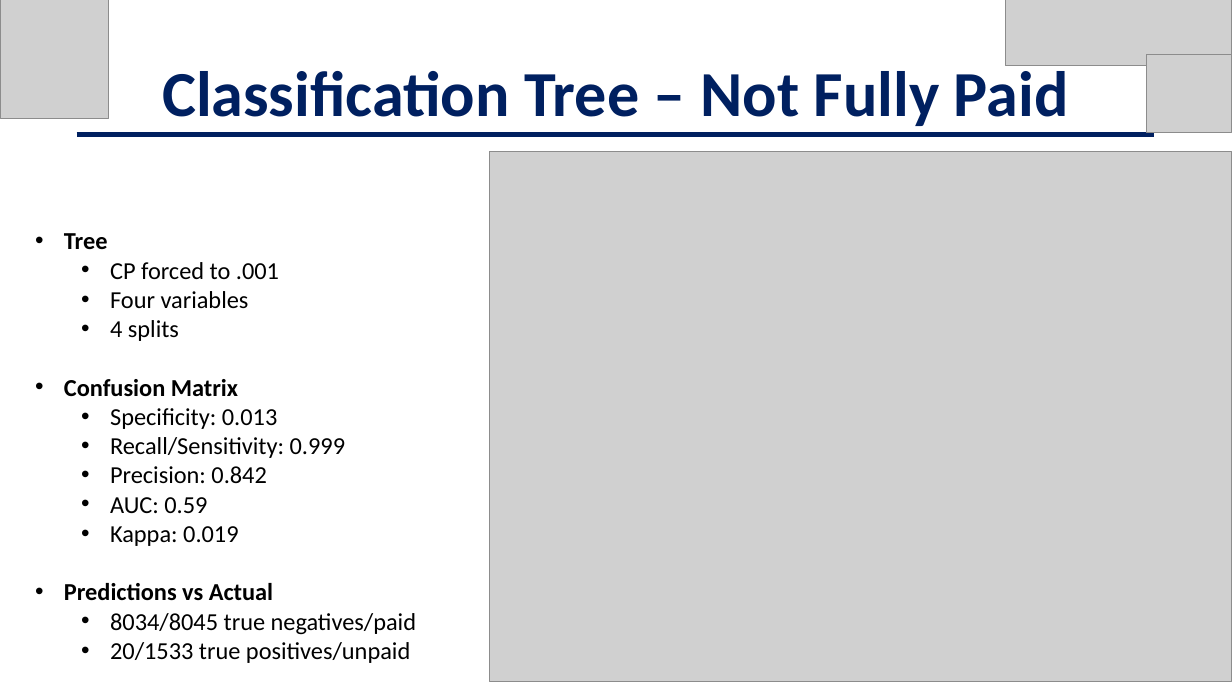
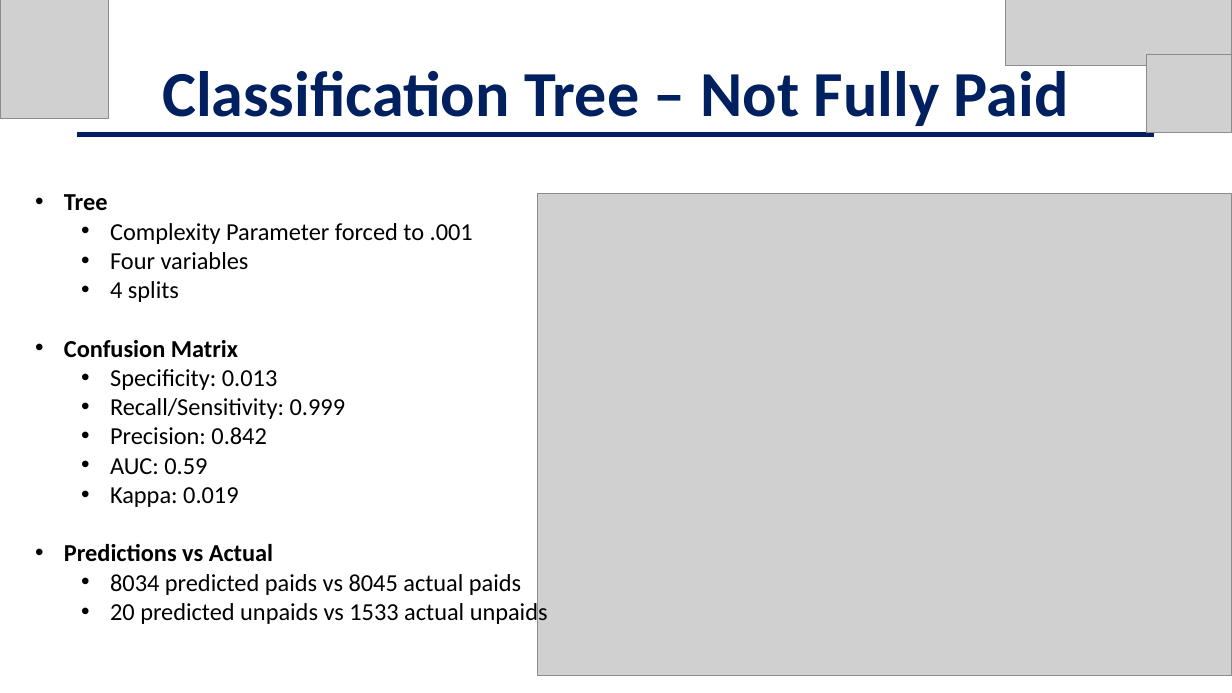
Before and after one commit to jschild01/JMB_DATS_6101, a slide deck: slide 29 of Project2/LASSO-EDA_LendingClub_Slides - Project 2.pptx. Drawn at 1232x693 pixels with LibreOffice and Linux fonts; fonts in the diff are those of the drawing; grey boxes stand for pictures. Boxes give left, top, right and bottom in pixels: in the first picture for what was removed or moved away, otherwise in the second. Text is boxed around its words. In the diff, an @@ line names an element or a change of style, - is before the commit and + after.

```diff
--- a/Project2/LASSO-EDA_LendingClub_Slides - Project 2.pptx
+++ b/Project2/LASSO-EDA_LendingClub_Slides - Project 2.pptx
@@ text "Tree": place and size @@
-text "Tree" at box(64, 233, 416, 663)
+text "Tree" at box(64, 194, 548, 626)
@@ picture: place and size @@
-picture at box(490, 152, 1232, 682)
+picture at box(537, 194, 1232, 677)
@@ text at box(110, 223, 473, 244): text changed @@
-  • CP forced to .001
+  • Complexity Parameter forced to .001
@@ text at box(110, 574, 548, 626): text changed @@
-  • 8034/8045 true negatives/paid
-  • 20/1533 true positives/unpaid
+  • 8034 predicted paids vs 8045 actual paids
+  • 20 predicted unpaids vs 1533 actual unpaids
```
Also in this commit, not shown: 1 other slide changed.
